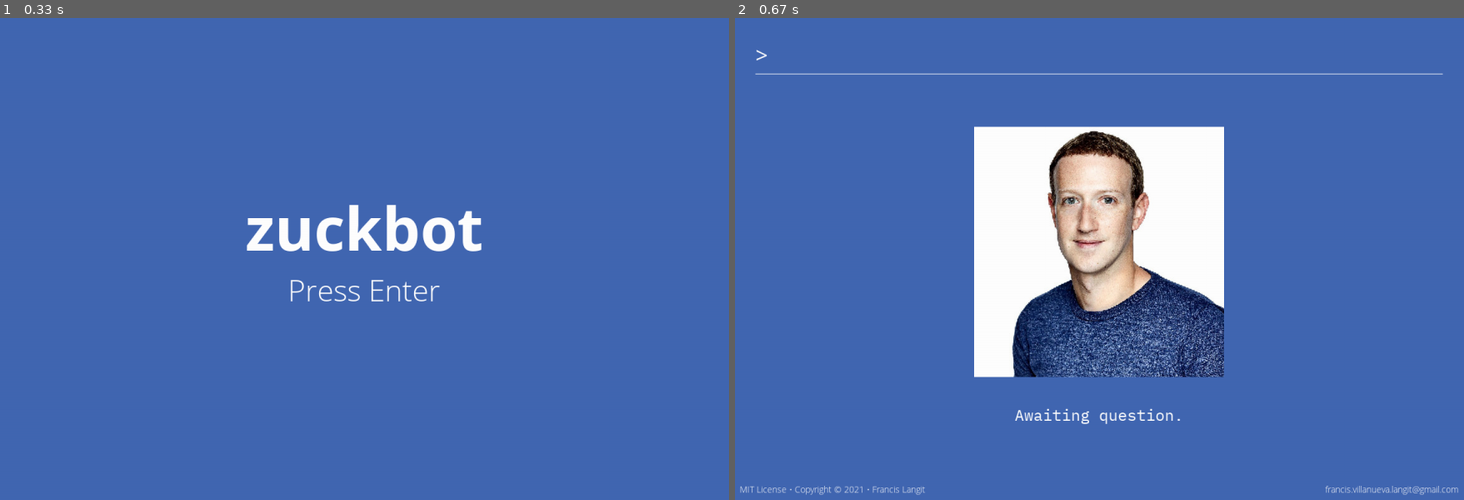
Above: before the commit, frames 1-2 (left to right).
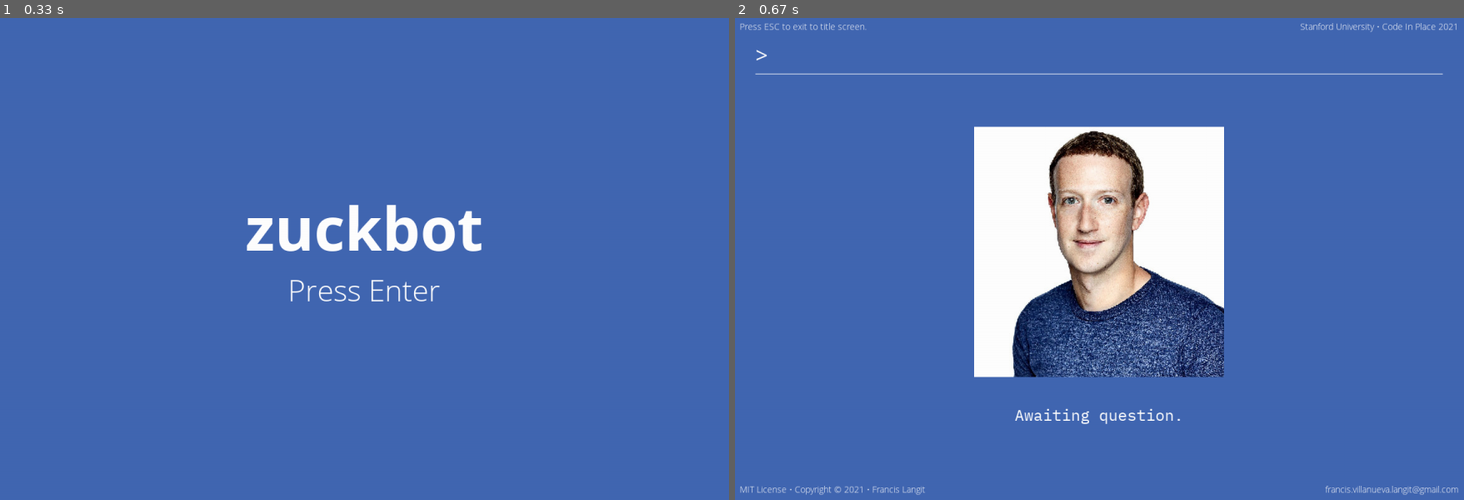
Above: after the commit, the same moments.

Repository: FrancisLangit/zuckbot
Game: pygame game, started from zuckbot/main.py
Two runs of this game, one before a commit and one after it. Both use one fixed random seed, a clock stepped at 60 frames per second and the inputs below.
Inputs:
- Up to frame 1 (0.33 s): no input
- Up to frame 2 (0.67 s): tap Enter at 0.33 s

Frame 1 is identical in both runs. In frame 2, 0.2% of the frame differs, in the area x 0-99%, y 1-3%.

Commit message:
Rename footer to border_text and add text to it

Diff:
--- a/zuckbot/gamestates/game_screen.py
+++ b/zuckbot/gamestates/game_screen.py
@@ -2,7 +2,7 @@
 
 from .objects.question_input import Question_Input
 from .objects.zuckbot import Zuckbot
-from .objects.footer import Footer
+from .objects.border_text import Border_Text
 
 
 class Game_Screen:
@@ -18,7 +18,7 @@
 
         self.question_input = Question_Input(self)
         self.zuckbot = Zuckbot(self)
-        self.footer = Footer(self)
+        self.border_text = Border_Text(self)
 
         self.is_running = False
 
@@ -69,6 +69,6 @@
 
             self.question_input.blitme()
             self.zuckbot.blitme()
-            self.footer.blitme()
+            self.border_text.blitme()
 
             pygame.display.flip()
--- /dev/null
+++ b/zuckbot/gamestates/objects/border_text.py
@@ -0,0 +1,67 @@
+from .text import Text
+
+
+class Border_Text:
+    """Text found along borders of Game Screen gamestate."""
+
+
+    def __init__(self, gamestate):
+        """Initialize Border_Text class attributes.
+
+        Parameters:
+            gamestate (object) : Gamestate object where text will be
+                displayed in.
+        """
+        self.gamestate = gamestate
+        self.settings = gamestate.settings
+        self.screen = gamestate.screen
+        self.screen_rect = gamestate.screen_rect
+
+        self.esc_text = Text(
+            self.gamestate,
+            self.settings.font_light_filename,
+            14,
+            self.settings.font_color,
+            'Press ESC to exit to title screen.',
+            {'topleft': self.screen_rect.topleft},
+            25,
+            20
+        )
+        self.stanford_text = Text(
+            self.gamestate,
+            self.settings.font_light_filename,
+            14,
+            self.settings.font_color,
+            'Stanford University • Code In Place 2021',
+            {'topright': self.screen_rect.topright},
+            -25,
+            20
+        )
+        self.copyright_text = Text(
+            self.gamestate,
+            self.settings.font_light_filename,
+            14,
+            self.settings.font_color,
+            'MIT License • Copyright © 2021 • Francis Langit',
+            {'bottomleft': self.screen_rect.bottomleft},
+            25,
+            -20
+        )
+        self.email_text = Text(
+            self.gamestate,
+            self.settings.font_light_filename,
+            14,
+            self.settings.font_color,
+            'francis.villanueva.langit@gmail.com',
+            {'bottomright': self.screen_rect.bottomright},
+            -25,
+            -20
+        )
+
+
+    def blitme(self):
+        """Blits the object onto the screen."""
+        self.esc_text.blitme()
+        self.stanford_text.blitme()
+        self.copyright_text.blitme()
+        self.email_text.blitme()
--- a/zuckbot/gamestates/objects/footer.py
+++ /dev/null
@@ -1,36 +0,0 @@
-from .text import Text
-
-class Footer:
-
-
-    def __init__(self, gamestate):
-        self.gamestate = gamestate
-        self.settings = gamestate.settings
-        self.screen = gamestate.screen
-        self.screen_rect = gamestate.screen_rect
-
-        self.copyright_text = Text(
-            self.gamestate,
-            self.settings.font_light_filename,
-            14,
-            self.settings.font_color,
-            'MIT License • Copyright © 2021 • Francis Langit',
-            {'bottomleft': self.screen_rect.bottomleft},
-            25,
-            -20
-        )
-        self.email_text = Text(
-            self.gamestate,
-            self.settings.font_light_filename,
-            14,
-            self.settings.font_color,
-            'francis.villanueva.langit@gmail.com',
-            {'bottomright': self.screen_rect.bottomright},
-            -25,
-            -20
-        )
-
-
-    def blitme(self):
-        self.copyright_text.blitme()
-        self.email_text.blitme()
